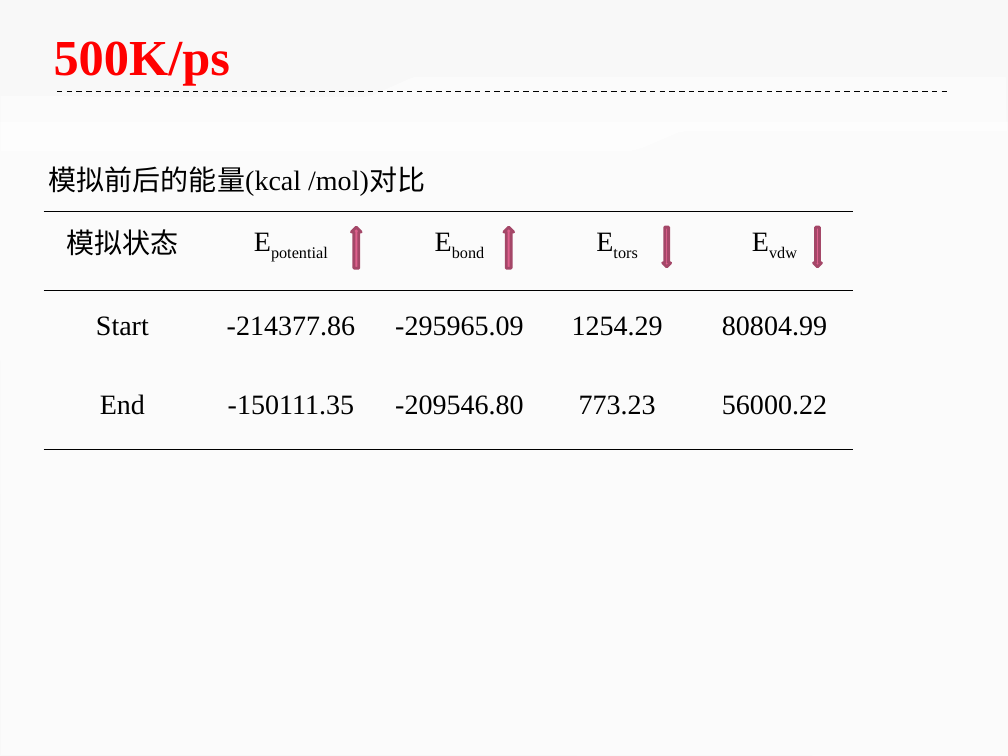
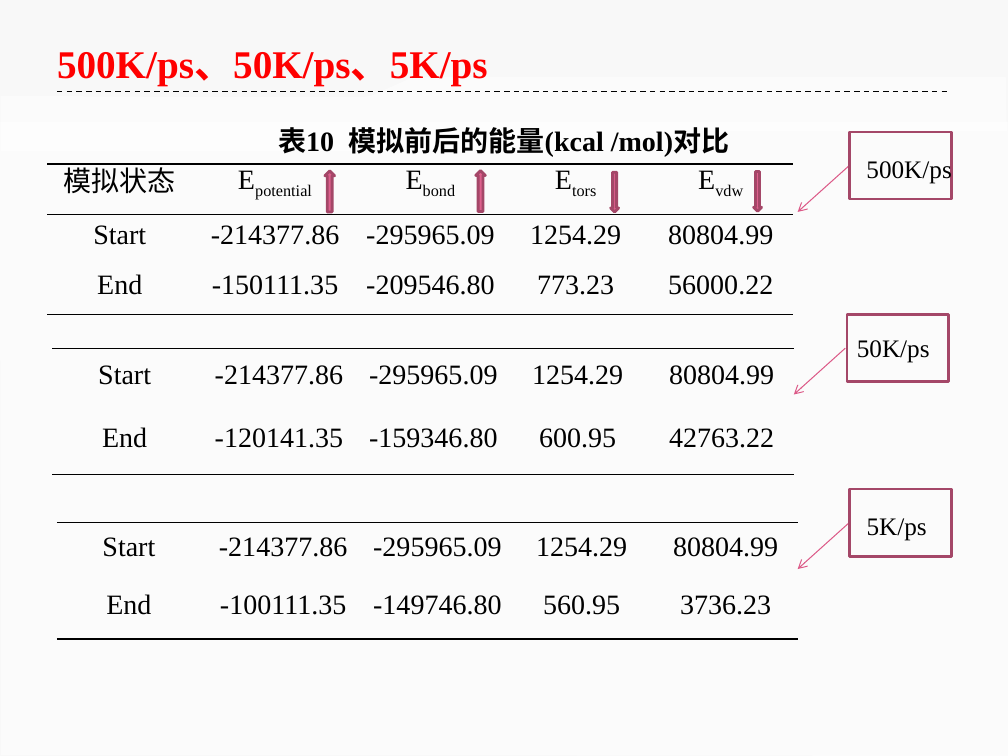
Before and after one commit to ilvcr/GraduationProject, a slide deck: slide 35 of ppt/yoghourtppt.pptx (slide 37 before the commit). Drawn at 1008x756 pixels with LibreOffice and Linux fonts; fonts in the diff are those of the drawing. Boxes give left, top, right and bottom in pixels: in the first picture for what was removed or moved away, otherwise in the second. Text is boxed around its words. In the diff, an @@ line names an element or a change of style, - is before the commit and + after.

```diff
--- a/ppt/yoghourtppt.pptx
+++ b/ppt/yoghourtppt.pptx
@@ text at [57,52,488,85]: text changed; size 36 to 28 pt @@
-500K/ps
+500K/ps、50K/ps、5K/ps
@@ text at [278,127,729,157]: text changed; bold on @@
-模拟前后的能量(kcal /mol)对比
+表10 模拟前后的能量(kcal /mol)对比
@@ rectangle added at [850,132,952,200], outline #A44768 2 pt @@
@@ table: place and size @@
-table at [43,212,852,450]
+table at [47,164,793,316]
@@ up arrow: place and size @@
-up arrow at [352,227,362,268]
+up arrow at [325,171,335,213]
@@ up arrow: place and size @@
-up arrow at [504,227,514,268]
+up arrow at [476,170,486,212]
@@ down arrow: place and size @@
-down arrow at [662,227,670,266]
+down arrow at [611,172,619,212]
@@ down arrow: place and size @@
-down arrow at [813,227,822,266]
+down arrow at [754,171,762,211]
@@ arrow added from (850, 165) to (797, 212), #DC5B89 0.75 pt @@
@@ text added at [866,158,951,184], 18 pt, text #000000 @@
+500K/ps
@@ rectangle added at [847,314,949,382], outline #A44768 2 pt @@
@@ table added at [52,348,793,474], 2 rows, 5 columns @@
+Start | -214377.86 | -295965.09 | 1254.29 | 80804.99
+End | -120141.35 | -159346.80 | 600.95 | 42763.22
@@ arrow added from (846, 348) to (794, 394), #DC5B89 0.75 pt @@
@@ text added at [857,340,930,363], 18 pt, text #000000 @@
+50K/ps
@@ rectangle added at [850,489,952,556], outline #A44768 2 pt @@
@@ table added at [56,523,797,639], 2 rows, 5 columns @@
+Start | -214377.86 | -295965.09 | 1254.29 | 80804.99
+End | -100111.35 | -149746.80 | 560.95 | 3736.23
@@ arrow added from (850, 523) to (797, 570), #DC5B89 0.75 pt @@
@@ text added at [867,518,927,541], 18 pt, text #000000 @@
+5K/ps
```
Also in this commit, not shown: 40 other slides changed, 4 slides added, 15 slides removed, 3 other files.
